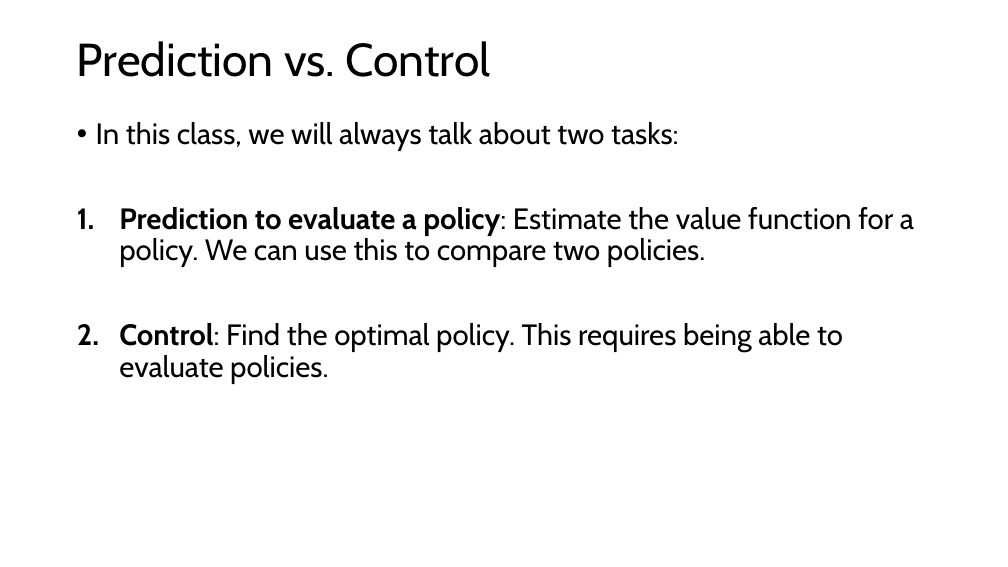
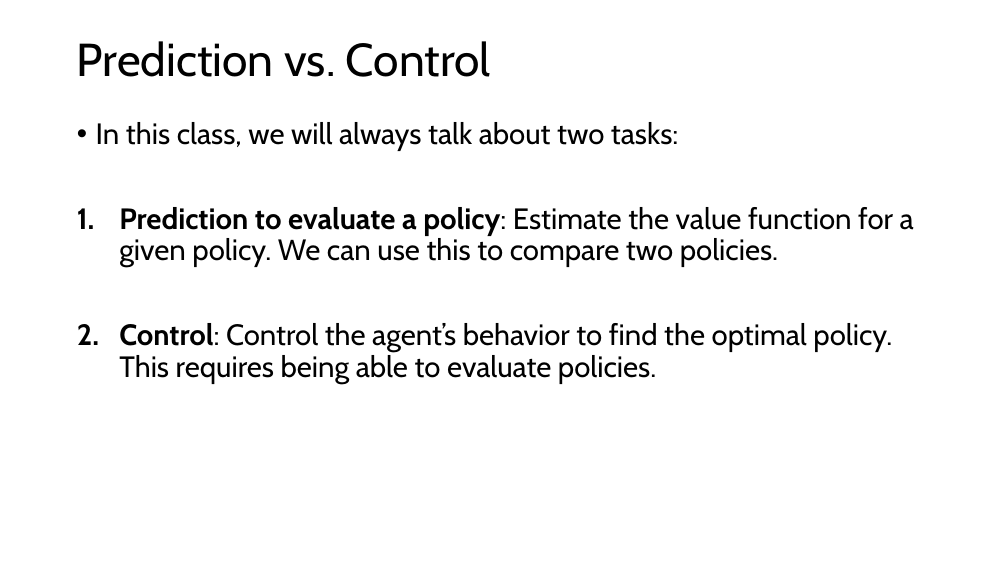
Before and after one commit to mhahsler/Introduction_to_Reinforcement_Learning, a slide deck: slide 5 of slides/Lecture_Chapter04.pptx. Drawn at 1008x567 pixels with LibreOffice and Linux fonts; fonts in the diff are those of the drawing. Boxes give left, top, right and bottom in pixels: in the first picture for what was removed or moved away, otherwise in the second. Text is boxed around its words. In the diff, an @@ line names an element or a change of style, - is before the commit and + after.

```diff
--- a/slides/Lecture_Chapter04.pptx
+++ b/slides/Lecture_Chapter04.pptx
@@ text at (x1=119, y1=207, x2=914, y2=384): text changed @@
-1. Prediction to evaluate a policy: Estimate the value function for a policy. We can use this to compare two policies.
-2. Control: Find the optimal policy. This requires being able to evaluate policies.
+1. Prediction to evaluate a policy: Estimate the value function for a given policy. We can use this to compare two policies.
+2. Control: Control the agent’s behavior to find the optimal policy. This requires being able to evaluate policies.
```
Also in this commit, not shown: 8 other slides changed, 7 other files.
